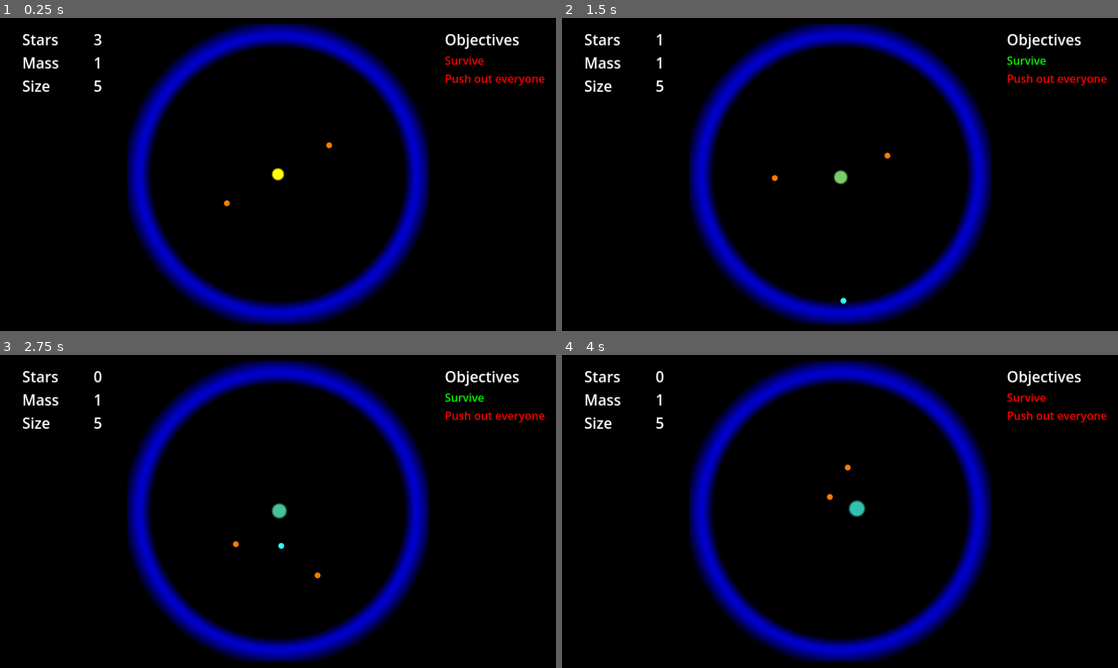
Above: before the commit, frames 1-4 (two rows, left to right).
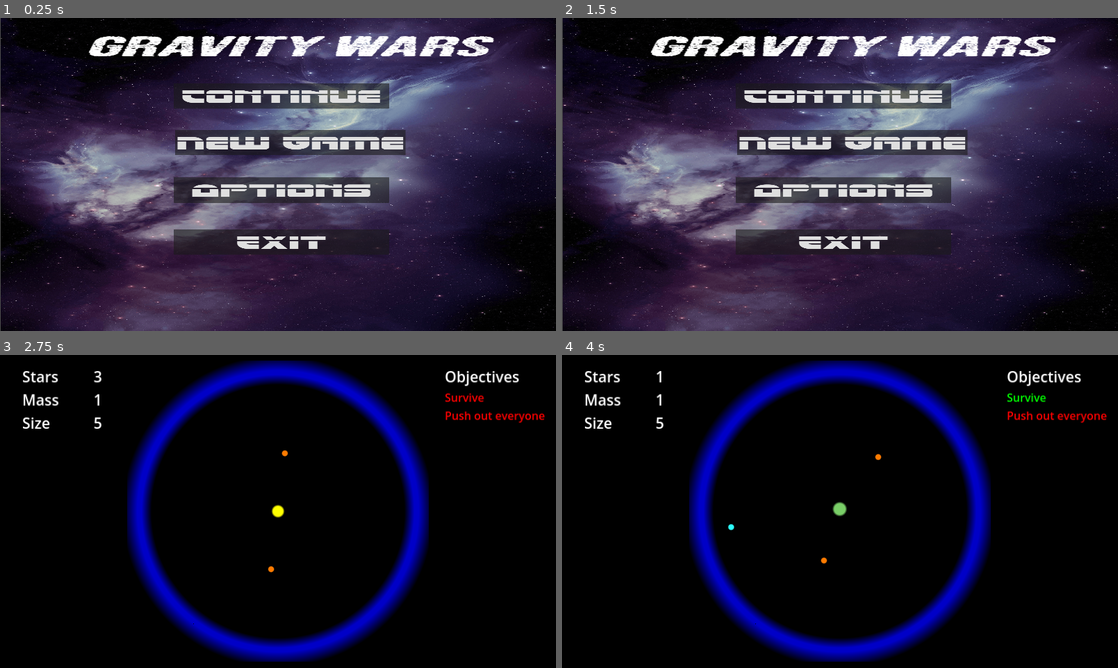
Above: after the commit, the same moments.

Repository: JakubJKrawczyk/gravity_wars
Game: Godot game, scene res://GUI/Menu.tscn
The game is run twice, just before and just after one commit, with the same random seed, the same clock (stepped at 60 frames per second) and the same inputs. Before the commit the project starts from res://Levels/Playground.tscn.
Inputs (mouse positions are in pixels of both pictures, inside the frame that each line leads up to):
- Up to frame 1 (0.25 s): no input
- Up to frame 2 (1.5 s): click (845, 190) at 0.5 s, where only the run after the commit has a clickable "Options"; click (845, 302) at 1.25 s, where only the run after the commit has a clickable "Return"
- Up to frame 3 (2.75 s): click (289, 480) at 2 s, where only the run after the commit has a clickable "New Game"
- Up to frame 4 (4 s): move the mouse to (840, 511) at 2.77 s; click (840, 511) at 2.92 s; move the mouse to (728, 527) at 3.52 s; click (728, 527) at 3.67 s

The runs differ from the first frame. In frame 1, 86% of the frame differs, in the area x 0-100%, y 0-100%; in frame 2, 86%; in frame 3, 0.3%; in frame 4, 0.5%.

Commit message:
Dodano Menu
Dodano Menu chociaż brzydkie

Diff:
--- /dev/null
+++ b/GUI/Menu.gd
@@ -0,0 +1,24 @@
+extends Control
+
+
+
+
+func _on_continue_pressed():
+	pass # Replace with function body.
+
+
+func _on_new_game_pressed():
+	get_tree().change_scene_to_file("res://Levels/Playground.tscn")
+
+
+func _on_options_pressed():
+	var settings = get_child(1) as Control
+	settings.visible = true
+
+func _on_exit_pressed():
+	get_tree().quit()
+
+
+func _on_return_settings_pressed():
+	var settings = get_child(1) as Control
+	settings.visible = false
--- /dev/null
+++ b/GUI/Menu.tscn
@@ -0,0 +1,124 @@
+[gd_scene load_steps=7 format=3 uid="uid://cqoe22bo0jrsc"]
+
+[ext_resource type="Texture2D" uid="uid://da2spbinhdinp" path="res://GUI/Images/BG.webp" id="1_8d6aj"]
+[ext_resource type="Script" path="res://GUI/Menu.gd" id="1_v2lf7"]
+[ext_resource type="FontFile" uid="uid://dl6vrsfjpetrl" path="res://GUI/Fonts/KosmicFont/KosmicsitalicpersonaluseIta-BWm6w.otf" id="2_dle0y"]
+[ext_resource type="FontFile" uid="uid://bu6mmpjs7awm6" path="res://GUI/Fonts/better Font by marcel/LaserCorpsLaser-w13R8.otf" id="4_klpts"]
+
+[sub_resource type="LabelSettings" id="LabelSettings_5owpg"]
+font = ExtResource("2_dle0y")
+font_size = 200
+shadow_size = 5
+shadow_color = Color(1, 1, 1, 0)
+
+[sub_resource type="Theme" id="Theme_lwdoo"]
+resource_local_to_scene = true
+default_font = ExtResource("4_klpts")
+default_font_size = 150
+
+[node name="Menu" type="Control"]
+layout_mode = 3
+anchor_right = 0.997
+anchor_bottom = 0.997
+offset_right = 0.599976
+offset_bottom = 0.0249634
+grow_horizontal = 2
+grow_vertical = 2
+script = ExtResource("1_v2lf7")
+
+[node name="Bg" type="Sprite2D" parent="."]
+position = Vector2(600.5, 337.5)
+scale = Vector2(1.11019, 0.351563)
+texture = ExtResource("1_8d6aj")
+
+[node name="GameName" type="Label" parent="Bg"]
+offset_left = -383.0
+offset_top = -903.0
+offset_right = 401.0
+offset_bottom = -702.0
+text = "Gravity Wars"
+label_settings = SubResource("LabelSettings_5owpg")
+
+[node name="Continue" type="Button" parent="Bg"]
+offset_left = -203.119
+offset_top = -558.933
+offset_right = 633.881
+offset_bottom = -370.933
+scale = Vector2(0.5, 0.828)
+theme = SubResource("Theme_lwdoo")
+text = "Continue"
+
+[node name="NewGame" type="Button" parent="Bg"]
+offset_left = -200.417
+offset_top = -274.489
+offset_right = 636.583
+offset_bottom = -86.489
+scale = Vector2(0.5, 0.828)
+theme = SubResource("Theme_lwdoo")
+text = "New Game"
+
+[node name="Options" type="Button" parent="Bg"]
+offset_left = -203.119
+offset_top = 18.4888
+offset_right = 633.881
+offset_bottom = 206.489
+scale = Vector2(0.5, 0.828)
+theme = SubResource("Theme_lwdoo")
+text = "Options"
+
+[node name="Exit" type="Button" parent="Bg"]
+offset_left = -203.119
+offset_top = 337.067
+offset_right = 633.881
+offset_bottom = 525.067
+scale = Vector2(0.5, 0.828)
+theme = SubResource("Theme_lwdoo")
+text = "Exit"
+
+[node name="Settings" type="Control" parent="."]
+visible = false
+layout_mode = 1
+anchors_preset = 15
+anchor_right = 1.0
+anchor_bottom = 1.0
+offset_right = 4.0
+offset_bottom = 5.0
+grow_horizontal = 2
+grow_vertical = 2
+
+[node name="Bg" type="Sprite2D" parent="Settings"]
+position = Vector2(600.5, 337.5)
+scale = Vector2(1.11019, 0.351563)
+texture = ExtResource("1_8d6aj")
+
+[node name="GameName" type="Label" parent="Settings/Bg"]
+offset_left = -383.0
+offset_top = -903.0
+offset_right = 401.0
+offset_bottom = -702.0
+text = "Gravity Wars"
+label_settings = SubResource("LabelSettings_5owpg")
+
+[node name="Warning" type="Label" parent="Settings/Bg"]
+offset_left = -454.427
+offset_top = -100.978
+offset_right = 1394.57
+offset_bottom = 46.0223
+scale = Vector2(0.5, 1)
+theme_override_font_sizes/font_size = 120
+text = "There is no Options here!"
+
+[node name="Return" type="Button" parent="Settings/Bg"]
+offset_left = -203.118
+offset_top = 703.999
+offset_right = 633.882
+offset_bottom = 891.999
+scale = Vector2(0.5, 0.828)
+theme = SubResource("Theme_lwdoo")
+text = "Return"
+
+[connection signal="pressed" from="Bg/Continue" to="." method="_on_continue_pressed"]
+[connection signal="pressed" from="Bg/NewGame" to="." method="_on_new_game_pressed"]
+[connection signal="pressed" from="Bg/Options" to="." method="_on_options_pressed"]
+[connection signal="pressed" from="Bg/Exit" to="." method="_on_exit_pressed"]
+[connection signal="pressed" from="Settings/Bg/Return" to="." method="_on_return_settings_pressed"]
--- a/project.godot
+++ b/project.godot
@@ -11,7 +11,7 @@
 [application]
 
 config/name="GravityWars"
-run/main_scene="res://Levels/Playground.tscn"
+run/main_scene="res://GUI/Menu.tscn"
 config/features=PackedStringArray("4.0", "Mobile")
 config/icon="res://icon.svg"
 
@@ -20,6 +20,10 @@
 window/size/viewport_width=1200
 window/size/viewport_height=675
 window/stretch/mode="canvas_items"
+
+[dotnet]
+
+project/assembly_name="GravityWars"
 
 [editor]
 
Not shown, added: GUI/Fonts/Asteroid Font/AsteroidspersonaluseRegular-mLrBm.otf.import
Not shown, added: GUI/Fonts/Asteroid Font/info.txt
Not shown, added: GUI/Fonts/Asteroid Font/misc/ ! ! ! TERMS OF USE.txt
Binary file added: GUI/Fonts/KosmicFont/KosmicsitalicpersonaluseIta-BWm6w.otf
Not shown, added: GUI/Fonts/KosmicFont/KosmicsitalicpersonaluseIta-BWm6w.otf.import
Not shown, added: GUI/Fonts/KosmicFont/KosmicsitalicpersonaluseIta-Rp8DE.otf.import
Binary file added: GUI/Fonts/better Font by marcel/LaserCorps-mLZqa.otf
Not shown, added: GUI/Fonts/better Font by marcel/LaserCorps-mLZqa.otf.import
Binary file added: GUI/Fonts/better Font by marcel/LaserCorps3D-X3X7j.otf
Not shown, added: GUI/Fonts/better Font by marcel/LaserCorps3D-X3X7j.otf.import
Not shown, added: GUI/Fonts/better Font by marcel/LaserCorps3DItalic-gx2ZP.otf.import
Binary file added: GUI/Fonts/better Font by marcel/LaserCorpsAcademy-WyVwE.otf
(and 38 more such lines)
